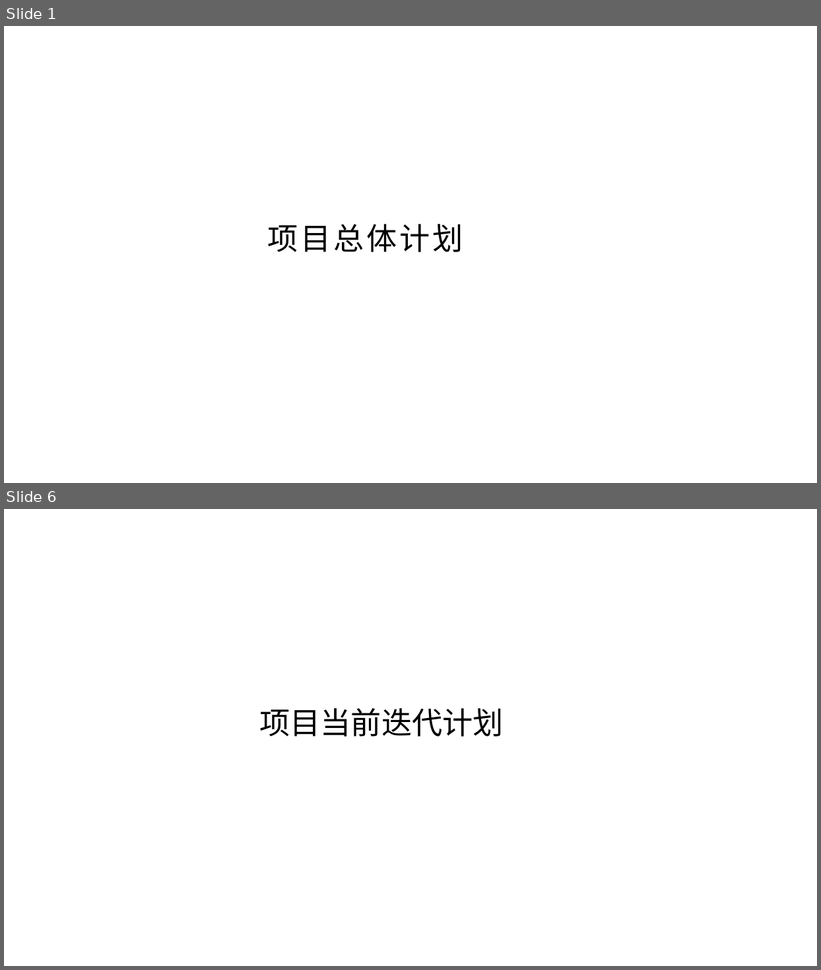
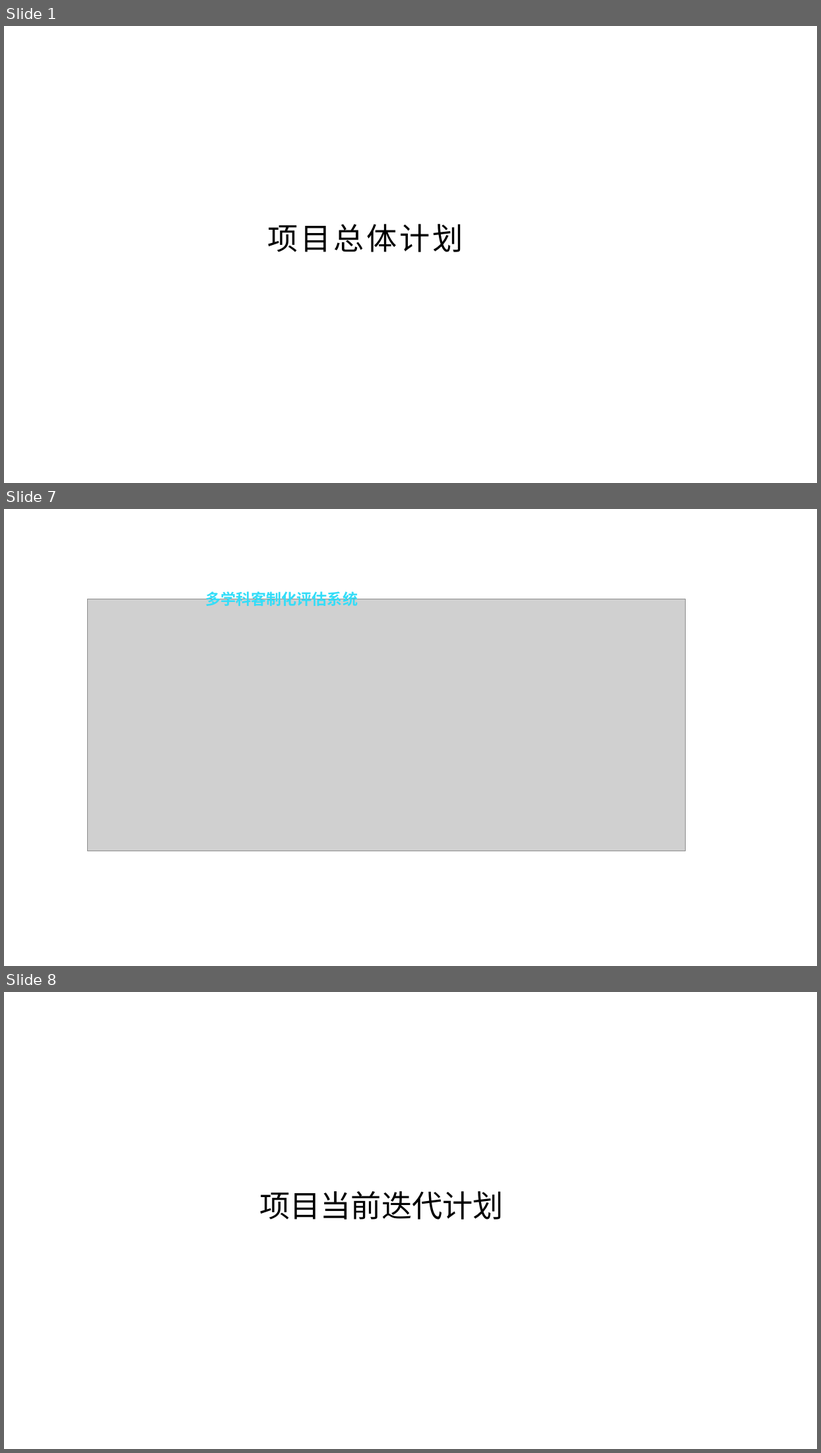
Before and after one commit to C32-SoundTech/SoundTech, a slide deck: docs/软件工程实践.pptx. Shown one above the other, each under a label of ours: slides 1 and 6 before the commit, slides 1, 7 and 8 after it; the slides between them are not shown. The pictures are 821x970 and 821x1453 pixels, drawn with LibreOffice and Linux fonts; fonts in the diff are those of the drawing; grey boxes stand for pictures. Boxes give left, top, right and bottom in pixels: in the first picture for what was removed or moved away, otherwise in the second. Text is boxed around its words. In the diff, an @@ line names an element or a change of style, - is before the commit and + after.

```diff
--- a/docs/软件工程实践.pptx
+++ b/docs/软件工程实践.pptx
@@ slide 7 added at box(4, 509, 817, 966), background #FFFFFF @@
@@ picture added at box(88, 599, 685, 852) @@
@@ text added at box(205, 590, 358, 606), 18 pt, text gradient #3D6AFD to #33DDF8, bold @@
+多学科客制化评估系统
@@ what was slide 6 is now slide 8 @@
```
Also in this commit, not shown: 5 other slides added, 4 slides removed.
